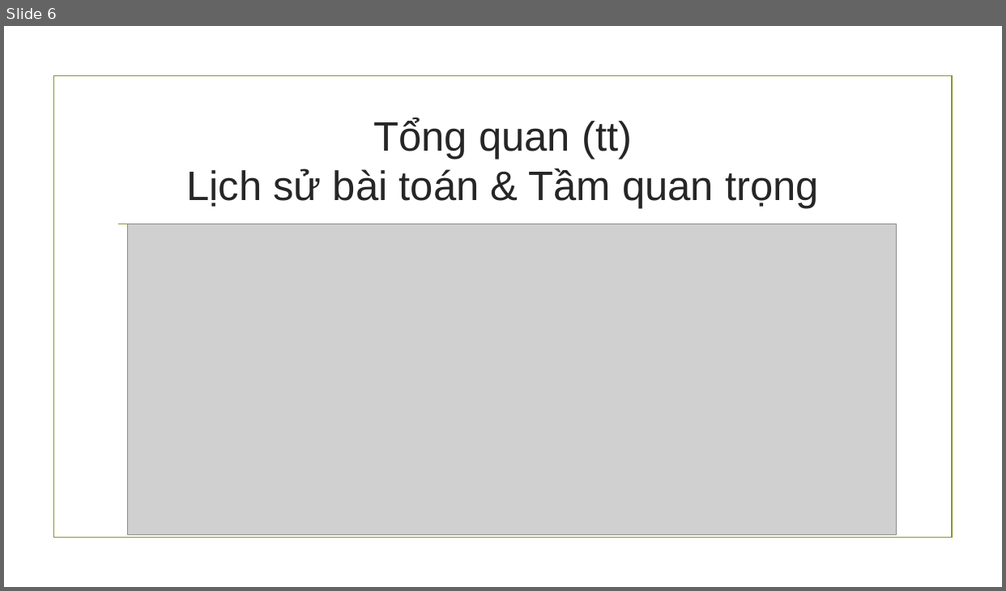
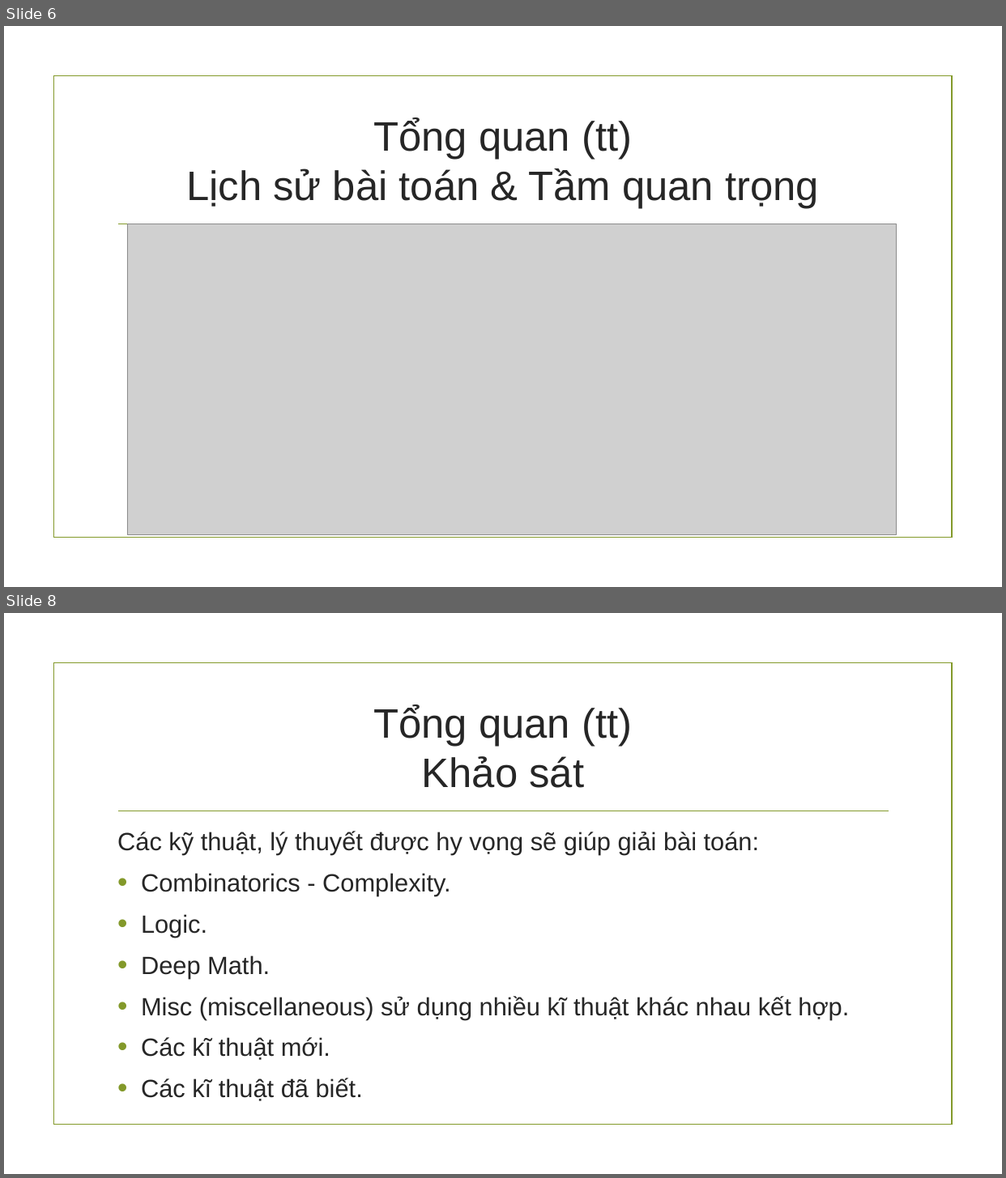
Before and after one commit to hungnguyen0606/PvsNP, a slide deck: Báo cáo đồ án cuối kì.pptx. Shown one above the other, each under a label of ours: slide 6 before the commit, slides 6 and 8 after it; the slides between them are not shown. The pictures are 1006x591 and 1006x1178 pixels, drawn with LibreOffice and Linux fonts; fonts in the diff are those of the drawing; grey boxes stand for pictures; background and template pictures are left out. Boxes give left, top, right and bottom in pixels: in the first picture for what was removed or moved away, otherwise in the second. Text is boxed around its words. In the diff, an @@ line names an element or a change of style, - is before the commit and + after.

```diff
--- a/Báo cáo đồ án cuối kì.pptx
+++ b/Báo cáo đồ án cuối kì.pptx
@@ slide 8 added at (4, 613, 1002, 1174), background picture (left out); not listed: 2 template elements that a slide beside it also shows @@
@@ title added at (373, 705, 632, 788), 39.6 pt, text #262626 @@
+Tổng quan (tt)
+Khảo sát
@@ text added at (117, 831, 849, 1101), 24 pt, text #262626 @@
+Các kỹ thuật, lý thuyết được hy vọng sẽ giúp giải bài toán:
+• Combinatorics - Complexity.
+• Logic.
+• Deep Math.
+• Misc (miscellaneous) sử dụng nhiều kĩ thuật khác nhau kết hợp.
+• Các kĩ thuật mới.
+• Các kĩ thuật đã biết.
```
Also in this commit, not shown: 13 slides changed, 8 other slides added, 1 other file.
